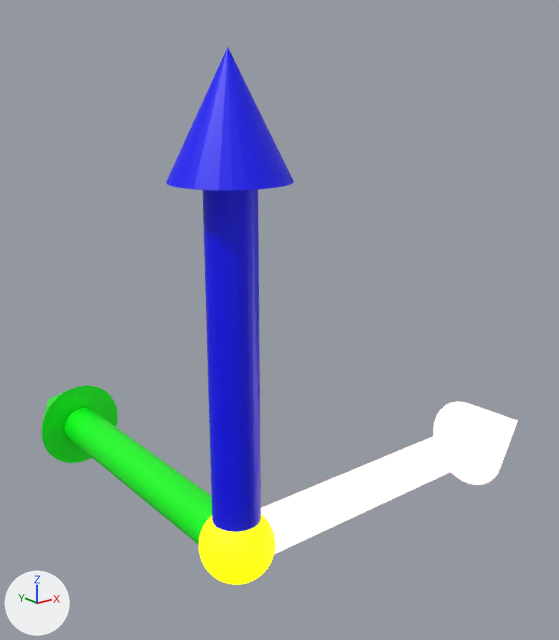
The COLLADA model RenderEngine/Resources/StaticObjects/Files/coordinate-system.dae as it was, and as the next commit left it.
Rendered twice from a 50 mm camera at (-0.38, -0.541, 0.436) aimed at (0.2, 0.183, 0.147). Every picture has the same lights, and +X, +Y and +Z are marked at lower left. Where no turn or scale is listed for an object, it has been applied to the vertices.

In view in the first picture: 'Icosphere', 'X-Axis', 'Y-Axis', 'Z-Axis'.
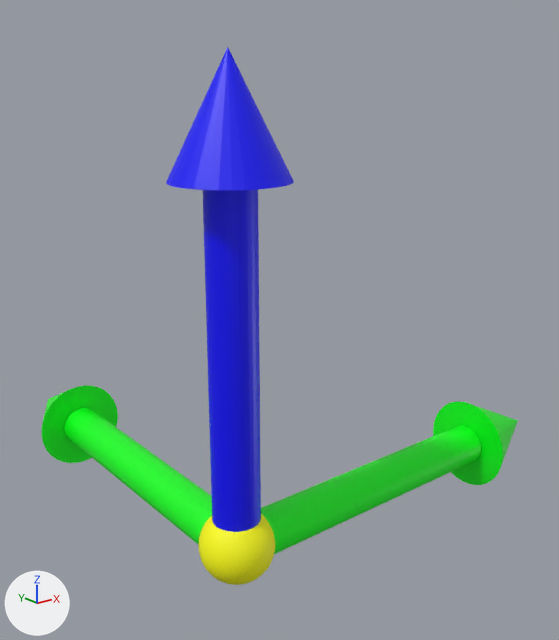
The newer file is also rescaled (x17.73) as a whole; pictures and numbers use the older file's frame.

Changed parts and their boxes [x1, y1, x2, y2] in the pictures (559 x 640 px):
'X-Axis', recoloured (white to green): [261, 401, 518, 554] in both
'Icosphere', recoloured, surface changed: [199, 514, 275, 585] in both

The change in detail:
In material 'Material_002' (mat_material_002), emission_color is no longer (1.0, 1.0, 0.0), yellow #ffff00.
In material 'Material_002' (mat_material_002), emission_strength is no longer 1.0.
me_cone_003 has 97 vertices, 186 faces and spans x 0.027..0.46, y -0.054..0.054, z -0.054..0.054.
me_cone_003 no longer uses material mat_material (red #ff0000).
me_cone_003 now uses material mat_material_001 (green #00ff19).
